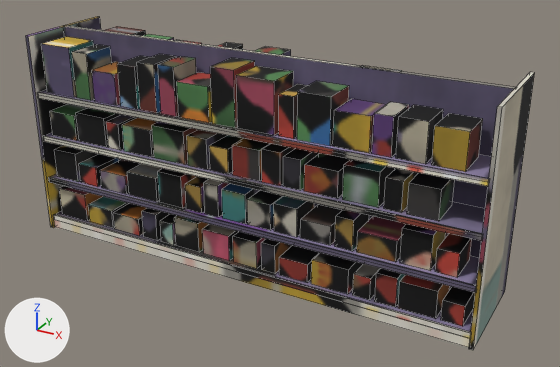
Two versions of the FBX model Assets/_Project/Art/Models/Environment/Shelf_Aisle_4m.fbx, one commit apart.
Before and after are seen from a 50 mm camera at (3.0, -5.11, 3.29) aimed at (0.19, 0.02, 0.73). Lighting does not change. The marker at lower left points along +X, +Y and +Z. The first picture is the older version. Mesh edges are drawn as thin lines. Where no turn or scale is listed for an object, it has been applied to the vertices.

The first picture shows 'Shelf_Aisle_4m'.
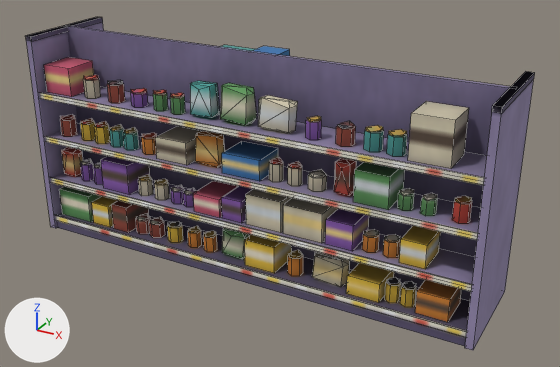
Diff of the bpy script that builds the scene:
```diff
--- a/Assets/_Project/Art/Models/Environment/Shelf_Aisle_4m.fbx.py
+++ b/Assets/_Project/Art/Models/Environment/Shelf_Aisle_4m.fbx.py
@@ me_shelf_aisle_4m @@
 # used by ob_shelf_aisle_4m; location = (0.0, 0.0, 0.0)
-me_shelf_aisle_4m.from_pydata(...)  # 1104 vertices, 585 faces; spans x -2.0..2.0, y -0.45..0.45, z 0.0..1.8
+me_shelf_aisle_4m.from_pydata(...)  # 1938 vertices, 1462 faces; spans x -2.0..2.0, y -0.45..0.45, z 0.0..1.8
+# me_shelf_aisle_4m part 1: the loose piece of 8 vertices spanning x -1.7..-1.38, y 0.07..0.37, z 1.3..1.76 is scaled about its middle by (0.836, 1, 0.788), then moved by (0.04, 0.0, -0.05)
+# me_shelf_aisle_4m part 2: the loose piece of 8 vertices spanning x -0.52..-0.36, y 0.07..0.37, z 1.3..1.74 is scaled about its middle by (2.17, 1, 0.892), then moved by (-0.29, 0.0, -0.02)
+# me_shelf_aisle_4m part 3: the loose piece of 8 vertices spanning x -0.15..0.09, y 0.07..0.37, z 1.3..1.75 is moved by (-0.01, 0.0, 0.0)
+# me_shelf_aisle_4m part 4: the loose piece of 8 vertices spanning x -1.58..-1.31, y -0.37..-0.07, z 0.12..0.29 is scaled about its middle by (0.692, 1, 1.2), then moved by (0.0, 0.0, 0.02)
+# me_shelf_aisle_4m part 5: the loose piece of 8 vertices spanning x -0.96..-0.82, y -0.37..-0.07, z 0.12..0.37 is moved by (-0.33, 0.0, 0.0)
+# me_shelf_aisle_4m part 6: the loose piece of 8 vertices spanning x -0.34..-0.08, y -0.37..-0.07, z 0.12..0.35 is moved by (0.42, 0.0, 0.0)
+# me_shelf_aisle_4m part 7: the loose piece of 8 vertices spanning x 0.39..0.64, y -0.37..-0.07, z 0.12..0.28 is moved by (0.6, 0.0, 0.0)
+# me_shelf_aisle_4m part 8: the loose piece of 8 vertices spanning x 1.4..1.69, y -0.37..-0.07, z 0.12..0.35 is scaled about its middle by (0.86, 1, 0.815), then moved by (0.11, 0.0, -0.02)
+# me_shelf_aisle_4m part 9: the loose piece of 8 vertices spanning x -0.31..-0.17, y -0.37..-0.07, z 0.5..0.78 is scaled about its middle by (1.85, 1, 0.575), then moved by (-0.05, 0.0, -0.06)
+# me_shelf_aisle_4m part 10: the loose piece of 8 vertices spanning x 0.1..0.31, y -0.37..-0.07, z 0.5..0.72 is scaled about its middle by (0.883, 1, 0.843), then moved by (-0.25, 0.0, -0.02)
+# me_shelf_aisle_4m part 11: the loose piece of 8 vertices spanning x 0.68..0.99, y -0.37..-0.07, z 0.12..0.34 is rebuilt with 14 vertices and now spans x 0.64..0.95, y -0.33..-0.19, z 0.12..0.35
+# me_shelf_aisle_4m part 12: the loose piece of 8 vertices spanning x -1.91..-1.67, y -0.37..-0.07, z 0.5..0.76 is rebuilt with 14 vertices and now spans x -1.91..-1.73, y -0.33..-0.19, z 0.5..0.76
+# me_shelf_aisle_4m part 13: the loose piece of 8 vertices spanning x 0.34..0.54, y -0.37..-0.07, z 0.5..0.74 is rebuilt with 8 vertices and now spans x 0.43..0.76, y -0.37..-0.07, z 0.5..0.75
+# me_shelf_aisle_4m part 14: the loose piece of 8 vertices spanning x 1.39..1.62, y -0.37..-0.07, z 0.5..0.78 is rebuilt with 8 vertices and now spans x 1.38..1.58, y -0.37..-0.07, z 0.5..0.69
+# me_shelf_aisle_4m part 15: 45 loose pieces with 360 vertices, spanning x -1.91..1.89, y -0.37..0.37, z 0.12..1.75, are deleted
+# me_shelf_aisle_4m part 16: 4 vertices moved within x -1.91..1.5, y -0.37..0.37, z 0.12..0.38; 294 vertices removed from x -1.97..1.97, y -0.45..0.45, z 0.0..1.8; 1470 vertices added at x -2.0..2.0, y -0.45..0.45, z 0.0..1.8
+# me_shelf_aisle_4m part 17: 97 kept faces spanning x -2.0..2.0, y -0.45..0.45, z 0.0..1.8 get new texture (UV) coordinates
+# other edits to the shape of me_shelf_aisle_4m do not show in these pictures
 me_shelf_aisle_4m.materials.append(mat_m_env_kit)
```

Location of each change, [x1, y1, x2, y2] in pixels of the pictures (560 x 367 px; the box of a moved part takes in the faces that stretch with it):
part 1 of me_shelf_aisle_4m, moved or reshaped (not visible afterwards)
    before: [103, 26, 146, 36]
part 2 of me_shelf_aisle_4m, moved or reshaped (not visible afterwards)
    before: [218, 42, 243, 50]
part 3 of me_shelf_aisle_4m, moved or reshaped (mostly hidden)
    before: [255, 46, 291, 56]
    after: [253, 46, 290, 56]
part 4 of me_shelf_aisle_4m, moved or reshaped
    before: [88, 196, 129, 228]
    after: [92, 196, 118, 227]
part 5 of me_shelf_aisle_4m, moved or reshaped
    before: [142, 208, 170, 241]
    after: [112, 200, 149, 233]
part 6 of me_shelf_aisle_4m, moved or reshaped
    before: [202, 224, 239, 261]
    after: [245, 235, 292, 273]
part 7 of me_shelf_aisle_4m, moved or reshaped
    before: [279, 245, 319, 283]
    after: [346, 263, 394, 303]
part 8 of me_shelf_aisle_4m, moved or reshaped
    before: [398, 275, 450, 319]
    after: [415, 280, 462, 322]
part 9 of me_shelf_aisle_4m, moved or reshaped
    before: [204, 179, 229, 217]
    after: [193, 181, 238, 218]
part 10 of me_shelf_aisle_4m, moved or reshaped
    before: [247, 191, 283, 230]
    after: [222, 186, 252, 223]
part 11 of me_shelf_aisle_4m, rebuilt
    before: [311, 252, 363, 294]
    after: [312, 252, 350, 287]
part 12 of me_shelf_aisle_4m, rebuilt
    before: [55, 146, 98, 182]
    after: [61, 147, 83, 176]
part 13 of me_shelf_aisle_4m, rebuilt (37% wider, 10% taller)
    before: [274, 196, 314, 237]
    after: [283, 198, 338, 243]
part 14 of me_shelf_aisle_4m, rebuilt
    before: [400, 224, 445, 271]
    after: [399, 226, 440, 269]
part 15 of me_shelf_aisle_4m, deleted
    before: [72, 34, 483, 326]
part 16 of me_shelf_aisle_4m, cut back
    both: [26, 17, 535, 350]
part 17 of me_shelf_aisle_4m, surface changed
    both: [40, 26, 534, 350]
